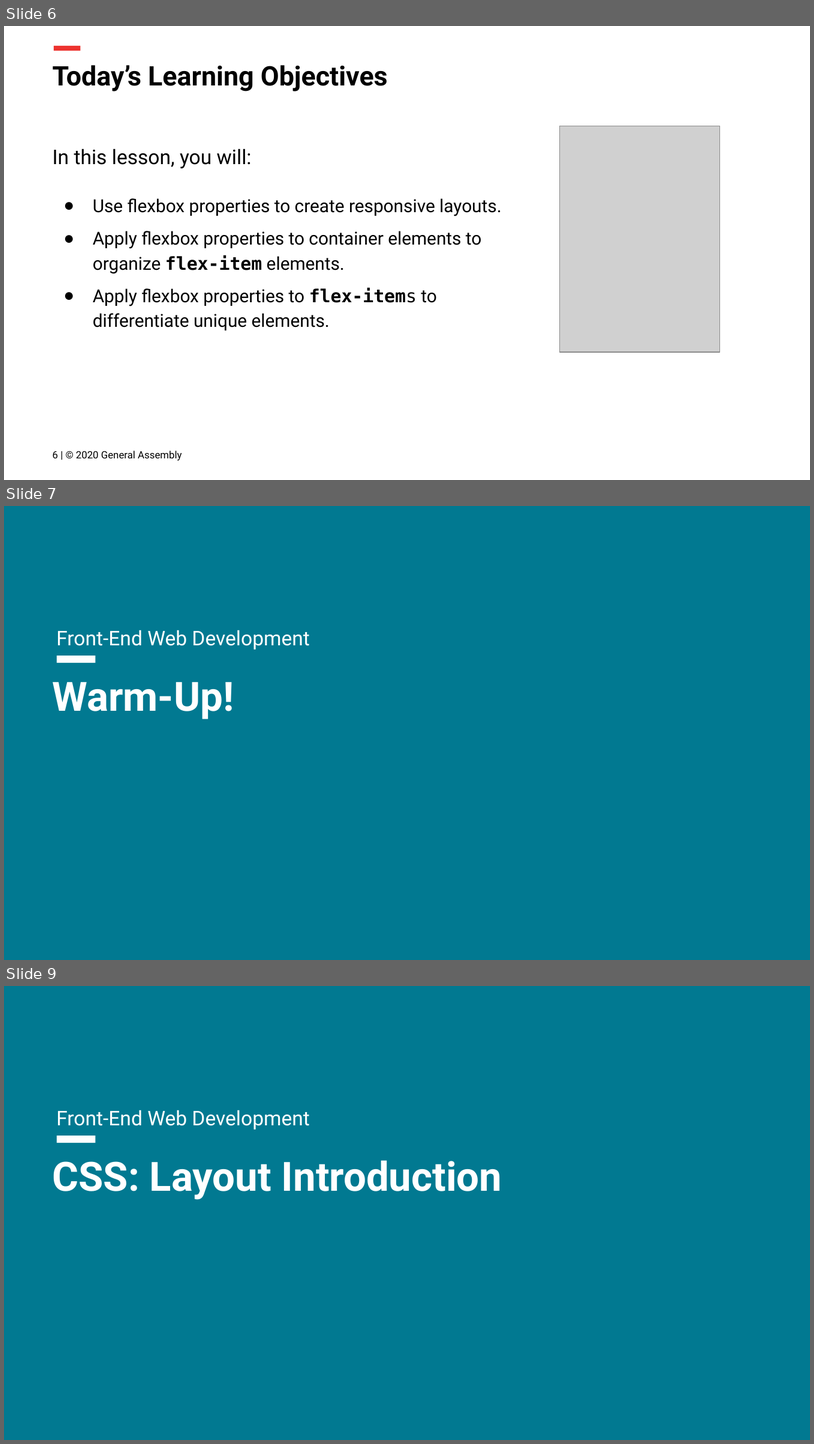
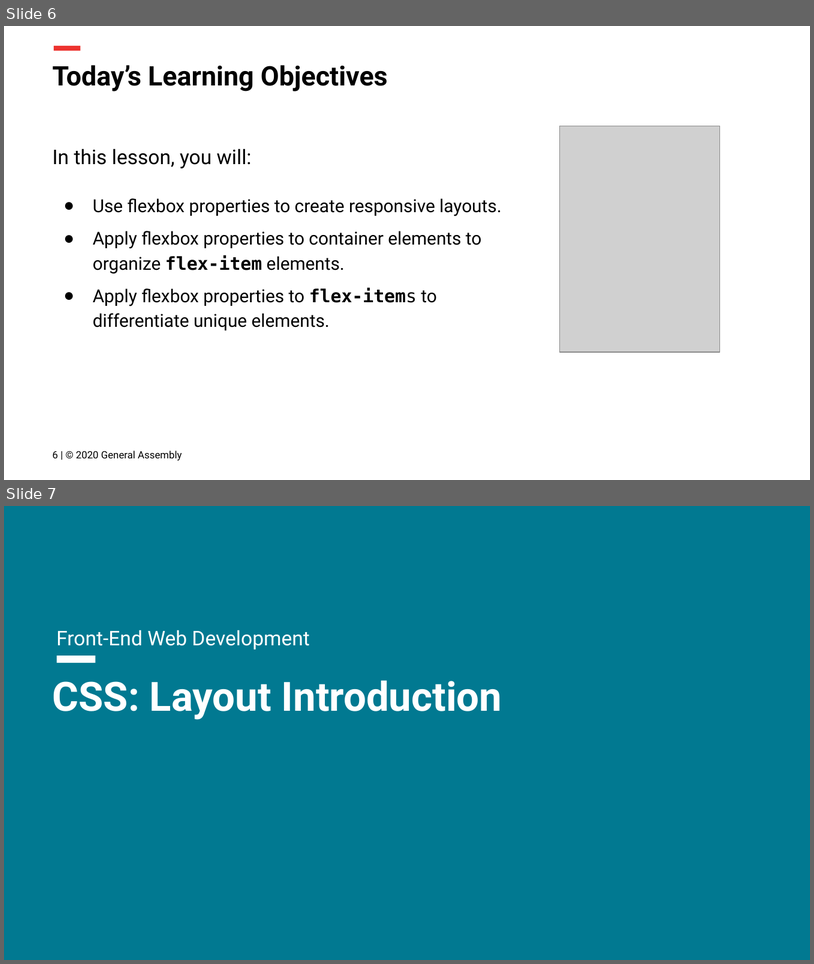
Before and after one commit to FEWD-1-17/curriculum, a slide deck: Lesson Decks/04 Flexbox - FEWD 3.2.pptx. Shown one above the other, each under a label of ours: slides 6, 7 and 9 before the commit, slides 6 and 7 after it; the slides between them are not shown. The pictures are 814x1444 and 814x964 pixels, drawn with LibreOffice and Linux fonts; fonts in the diff are those of the drawing; grey boxes stand for pictures; background and template pictures are left out. Boxes give left, top, right and bottom in pixels: in the first picture for what was removed or moved away, otherwise in the second. Text is boxed around its words. In the diff, an @@ line names an element or a change of style, - is before the commit and + after.

```diff
--- a/Lesson Decks/04 Flexbox - FEWD 3.2.pptx
+++ b/Lesson Decks/04 Flexbox - FEWD 3.2.pptx
@@ slide 7 removed at [4,506,810,960], background #FFFFFF; not listed: 2 template elements that a slide beside it also shows @@
@@ subtitle removed at [56,630,309,649] @@
-Front-End Web Development
@@ title removed at [53,682,234,719] @@
-Warm-Up!
@@ what was slide 9 is now slide 7 @@
```
Also in this commit, not shown: 3 slides changed, 1 other slide removed, 42 other files.
